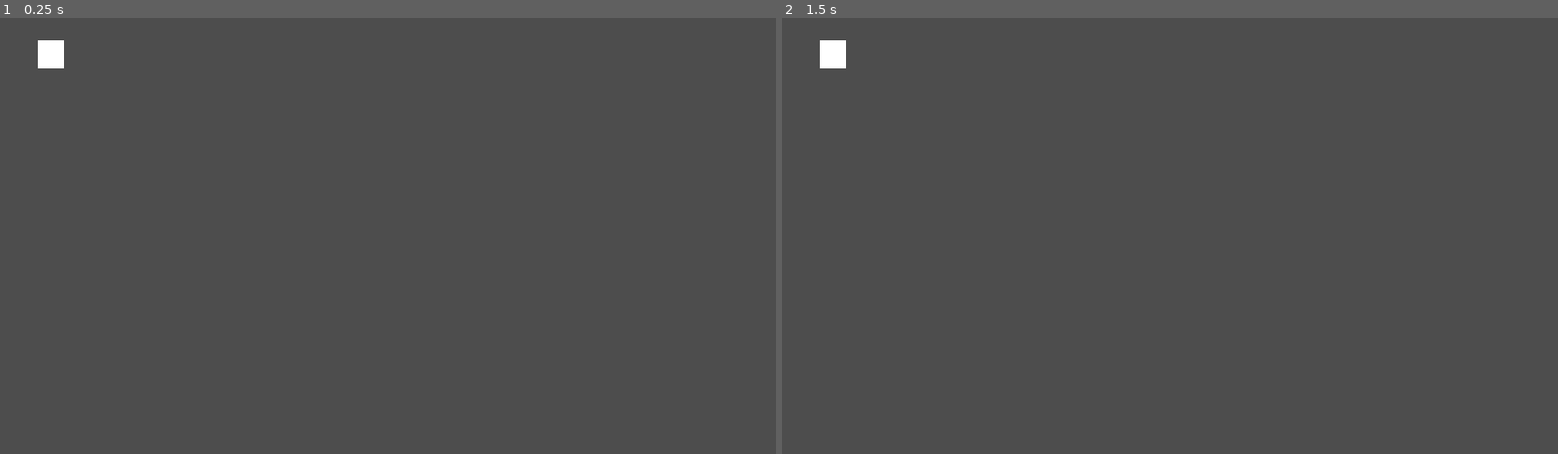
Above: before the commit, frames 1-2 (left to right).
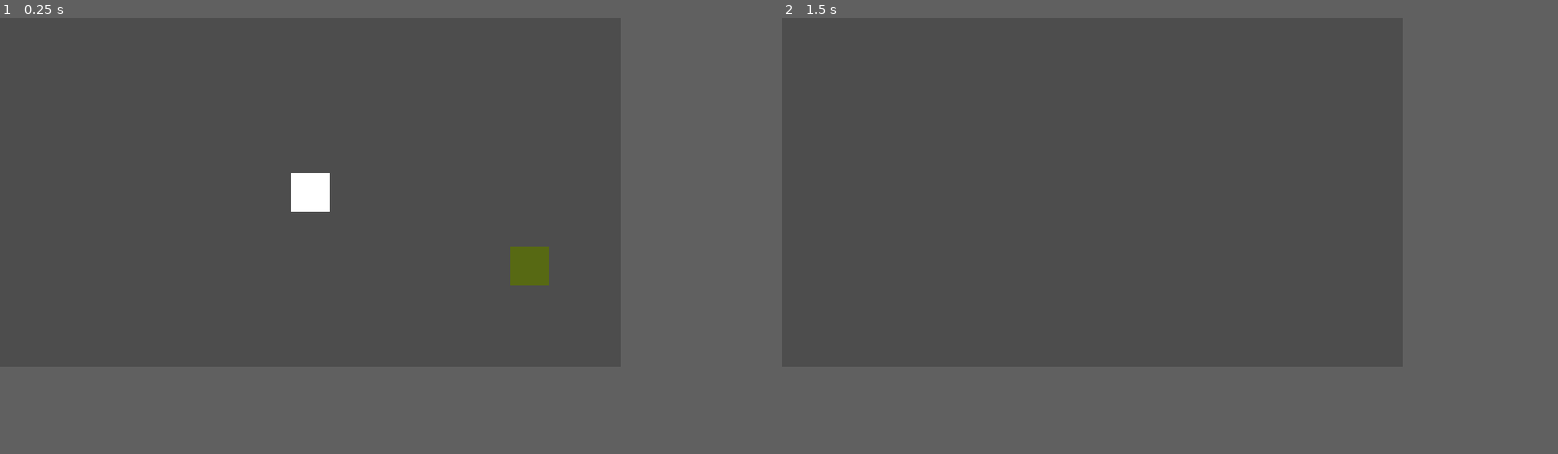
Above: after the commit, the same moments.

Repository: randemlyy/when-gods-rust
Game: Godot game, scene res://Scenes/Test.tscn
Same seed, same stepped clock (60 frames per second), same inputs: the game is played once before the commit and once after it.
Inputs (mouse positions are in pixels of both pictures, inside the frame that each line leads up to):
- Up to frame 1 (0.25 s): no input
- Up to frame 2 (1.5 s): tap Enter at 0.5 s; move the mouse to (1340, 214) at 0.52 s; hold D (move_right) 0.53-1.28 s; hold Right mouse button (block, bound only after the commit) 0.53-1.28 s; click (1340, 214) at 0.6 s; tap Space at 1.25 s; move the mouse to (1014, 257) at 1.27 s; hold S (move_down) from 1.28 s (still down); right-click (1014, 257) at 1.35 s
The window is 800x450 before the commit and 640x360 after it. Grey fills any space a smaller window leaves; there, only what the larger window draws over its background counts as a difference.

The runs differ from the first frame. In frame 1, 1.1% of the frame differs, in the area x 4-71%, y 5-62%; in frame 2, 0.2%.

Commit message:
Basic movement, camera system and setup

Diff:
--- a/when-gods-rust/Scenes/Player.tscn
+++ b/when-gods-rust/Scenes/Player.tscn
@@ -1,17 +1,16 @@
-[gd_scene load_steps=4 format=3 uid="uid://cn18v3wjpxxs8"]
+[gd_scene format=3 uid="uid://cn18v3wjpxxs8"]
 
-[ext_resource type="Script" path="res://Scripts/Player.gd" id="1_player"]
-[ext_resource type="Script" path="res://Scripts/PlayerInput.gd" id="2_player_input"]
+[ext_resource type="Script" uid="uid://ohlg2uajjkvs" path="res://Scripts/Player.gd" id="1_player"]
+[ext_resource type="Script" uid="uid://blbievlwwkpxn" path="res://Scripts/InputComponent.gd" id="2_kyqiw"]
+[ext_resource type="Script" uid="uid://c7ool4ticmw75" path="res://Scripts/MovementComponent.gd" id="3_gntrk"]
+[ext_resource type="Script" uid="uid://bf63vqfbn4niu" path="res://Scripts/CameraComponent.gd" id="4_dewec"]
 
 [sub_resource type="RectangleShape2D" id="RectangleShape2D_jpaqu"]
 size = Vector2(40, 40)
 
-[node name="Player" type="CharacterBody2D" unique_id=394599201]
+[node name="Player" type="CharacterBody2D" unique_id=394599201 node_paths=PackedStringArray("input")]
 script = ExtResource("1_player")
-move_speed = 180.0
-
-[node name="PlayerInput" type="Node" parent="."]
-script = ExtResource("2_player_input")
+input = NodePath("InputComponent")
 
 [node name="ColorRect" type="ColorRect" parent="." unique_id=1209694024]
 offset_left = -20.0
@@ -21,3 +20,14 @@
 
 [node name="CollisionShape2D" type="CollisionShape2D" parent="." unique_id=648656345]
 shape = SubResource("RectangleShape2D_jpaqu")
+
+[node name="InputComponent" type="Node" parent="." unique_id=580939772]
+script = ExtResource("2_kyqiw")
+
+[node name="MovementComponent" type="Node" parent="." unique_id=447409888]
+script = ExtResource("3_gntrk")
+
+[node name="Camera" type="Camera2D" parent="." unique_id=1008247759]
+script = ExtResource("4_dewec")
+
+[node name="PlayerStateMachine" type="Node" parent="." unique_id=1457107730]
--- a/when-gods-rust/Scenes/Test.tscn
+++ b/when-gods-rust/Scenes/Test.tscn
@@ -6,3 +6,35 @@
 
 [node name="Player" parent="." unique_id=394599201 instance=ExtResource("1_ko2s7")]
 position = Vector2(76, 54)
+
+[node name="StaticBody2D" type="StaticBody2D" parent="." unique_id=1606101689]
+position = Vector2(282, 110)
+
+[node name="ColorRect" type="ColorRect" parent="StaticBody2D" unique_id=78492261]
+offset_right = 40.0
+offset_bottom = 40.0
+color = Color(0.34349266, 0.41291684, 0.07345485, 1)
+
+[node name="StaticBody2D2" type="StaticBody2D" parent="." unique_id=927024121]
+position = Vector2(282, 110)
+
+[node name="ColorRect" type="ColorRect" parent="StaticBody2D2" unique_id=1433637987]
+offset_left = -145.0
+offset_top = 144.0
+offset_right = -105.0
+offset_bottom = 184.0
+color = Color(0.34349266, 0.41291684, 0.07345485, 1)
+
+[node name="ColorRect2" type="ColorRect" parent="StaticBody2D2" unique_id=1386777759]
+offset_left = 259.0
+offset_top = 113.0
+offset_right = 299.0
+offset_bottom = 153.0
+color = Color(0.34349266, 0.41291684, 0.07345485, 1)
+
+[node name="ColorRect3" type="ColorRect" parent="StaticBody2D2" unique_id=224978649]
+offset_left = 259.0
+offset_top = -55.0
+offset_right = 299.0
+offset_bottom = -15.0
+color = Color(0.34349266, 0.41291684, 0.07345485, 1)
--- /dev/null
+++ b/when-gods-rust/Scripts/CameraComponent.gd
@@ -0,0 +1,38 @@
+class_name CameraComponent
+extends Camera2D
+
+@export var follow_speed: = 600.0
+@export var look_ahead_distance: = 12.0
+@export var look_ahead_response: = 10.0
+@export var look_ahead_start_speed : = 20.0
+@export var look_ahead_final_speed := 120
+
+@onready var player: CharacterBody2D = get_parent() as CharacterBody2D
+
+# Called when the node enters the scene tree for the first time.
+func _ready() -> void:
+	position_smoothing_enabled = true
+	position_smoothing_speed = follow_speed
+
+
+# Called every frame. 'delta' is the elapsed time since the previous frame.
+func _process(delta: float) -> void:
+	var speed := player.velocity.length()
+	var look_weight := inverse_lerp(
+		look_ahead_start_speed,
+		look_ahead_final_speed,
+		speed
+	)
+
+	look_weight = smoothstep(0.0, 1.0, look_weight)
+
+	var target_offset = Vector2.ZERO
+	if speed > look_ahead_start_speed:
+		target_offset = (
+			player.velocity.normalized()
+			* look_ahead_distance
+			* look_weight
+		)
+
+	var blend = 1.0 - exp(-look_ahead_distance* delta)
+	offset = offset.lerp(target_offset, blend)
--- a/when-gods-rust/Scripts/InputComponent.gd
+++ b/when-gods-rust/Scripts/InputComponent.gd
@@ -1,11 +1,13 @@
+class_name InputComponent
 extends Node
 
+var dir:Vector2
+var attack: bool
+var dodge: bool
+var block: bool
 
-# Called when the node enters the scene tree for the first time.
-func _ready() -> void:
-	pass # Replace with function body.
-
-
-# Called every frame. 'delta' is the elapsed time since the previous frame.
 func _process(delta: float) -> void:
-	pass
+	dir = Input.get_vector("move_left", "move_right", "move_up", "move_down").normalized()
+	attack = Input.is_action_just_pressed("attack")
+	block = Input.is_action_just_pressed("block")
+	dodge = Input.is_action_pressed("block")
--- /dev/null
+++ b/when-gods-rust/Scripts/MovementComponent.gd
@@ -0,0 +1,28 @@
+class_name MovementComponent
+extends Node
+
+@export var max_speed: float = 120.0
+@export var acceleration: float = 1000.0
+@export var decceleration: float = 1700.0
+@export var turn_accel: float = 2200.0
+
+var dir: Vector2 = Vector2.ZERO
+var speed_multiplier: float = 1.0
+var movement_enabled: bool = true
+
+func physics_update(body: CharacterBody2D, delta:float) -> void:
+	var direction = dir.limit_length(1.0)
+
+	if not movement_enabled:
+		direction = Vector2.ZERO
+
+	var target_velocity = direction * max_speed * speed_multiplier
+	var rate = acceleration
+
+	if direction == Vector2.ZERO:
+		rate = decceleration
+	elif body.velocity.length() > 10.0 and body.velocity.normalized().dot(direction) < 0.75:
+		rate = turn_accel
+
+	body.velocity = body.velocity.move_toward(target_velocity, rate * delta)
+	body.move_and_slide()
--- a/when-gods-rust/Scripts/Player.gd
+++ b/when-gods-rust/Scripts/Player.gd
@@ -1,7 +1,8 @@
 extends CharacterBody2D
 
-@export var move_speed: float = 180.0
-@onready var input = "res://Scripts/InputComponent.gd"
+@export var input: InputComponent
+@onready var move: MovementComponent = $MovementComponent
 
-func _physics_process(_delta: float) -> void:
-	pass
+func _physics_process(delta: float) -> void:
+	move.dir = input.dir
+	move.physics_update(self, delta)
--- /dev/null
+++ b/when-gods-rust/Scripts/PlayerStateMachine.gd
@@ -0,0 +1,25 @@
+class_name PlayerStateMachine
+extends Node
+
+signal state_changed(new_state: int)
+
+enum State {
+	IDLE,
+	MOVING,
+	DODGING,
+	BLOCKING,
+	ATTACKING
+}
+
+@onready var player: CharacterBody2D = get_parent()
+@onready var input: InputComponent = $InputComponent
+@onready var move: MovementComponent = $MovementComponent
+
+# Called when the node enters the scene tree for the first time.
+func _ready() -> void:
+	pass # Replace with function body.
+
+
+# Called every frame. 'delta' is the elapsed time since the previous frame.
+func _process(delta: float) -> void:
+	pass
--- a/when-gods-rust/project.godot
+++ b/when-gods-rust/project.godot
@@ -17,6 +17,8 @@
 
 [display]
 
+window/size/viewport_width=640
+window/size/viewport_height=360
 window/stretch/mode="canvas_items"
 window/stretch/aspect="expand"
 
@@ -46,6 +48,21 @@
 "events": [Object(InputEventKey,"resource_local_to_scene":false,"resource_name":"","device":-1,"window_id":0,"alt_press …(192 unchanged characters)…
 ]
 }
+attack={
+"deadzone": 0.2,
+"events": [Object(InputEventMouseButton,"resource_local_to_scene":false,"resource_name":"","device":-1,"window_id":0,"alt_pressed":false,"shift_pressed":false,"ctrl_pressed":false,"meta_pressed":false,"button_mask":0,"position":Vector2(0, 0),"global_position":Vector2(0, 0),"factor":1.0,"button_index":1,"canceled":false,"pressed":false,"double_click":false,"script":null)
+]
+}
+block={
+"deadzone": 0.2,
+"events": [Object(InputEventMouseButton,"resource_local_to_scene":false,"resource_name":"","device":-1,"window_id":0,"alt_pressed":false,"shift_pressed":false,"ctrl_pressed":false,"meta_pressed":false,"button_mask":0,"position":Vector2(0, 0),"global_position":Vector2(0, 0),"factor":1.0,"button_index":2,"canceled":false,"pressed":false,"double_click":false,"script":null)
+]
+}
+dodge={
+"deadzone": 0.2,
+"events": [Object(InputEventKey,"resource_local_to_scene":false,"resource_name":"","device":-1,"window_id":0,"alt_pressed":false,"shift_pressed":false,"ctrl_pressed":false,"meta_pressed":false,"pressed":false,"keycode":0,"physical_keycode":32,"key_label":0,"unicode":32,"location":0,"echo":false,"script":null)
+]
+}
 
 [physics]
 
Not shown, added: when-gods-rust/Scripts/CameraComponent.gd.uid
Not shown, added: when-gods-rust/Scripts/MovementComponent.gd.uid
Not shown, added: when-gods-rust/Scripts/PlayerStateMachine.gd.uid
